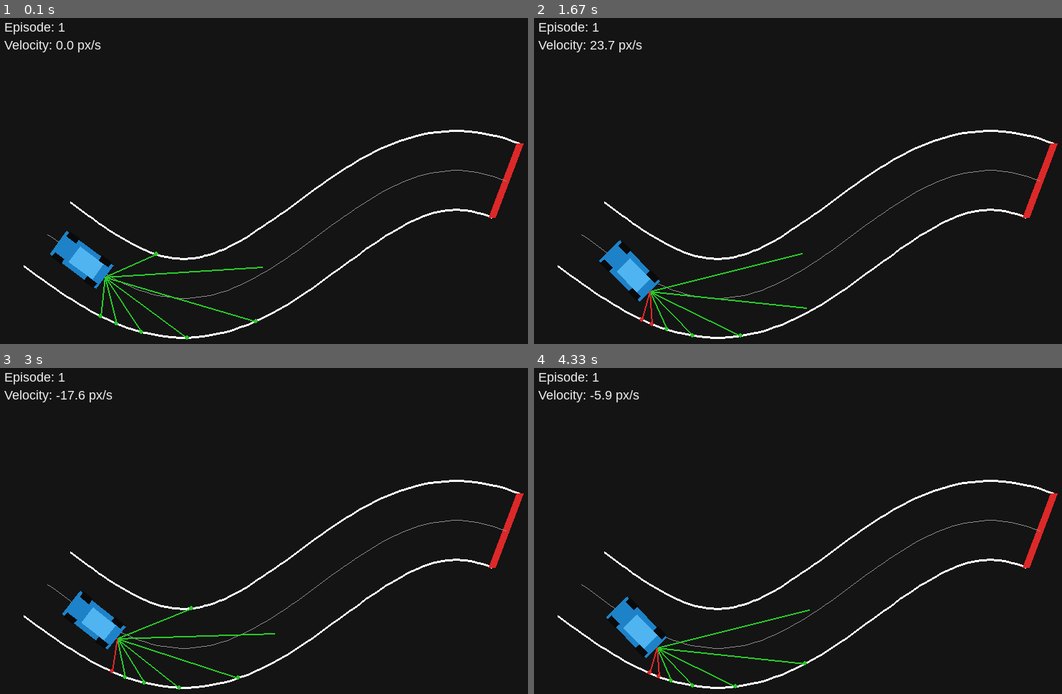
Above: before the commit, frames 1-4 (two rows, left to right).
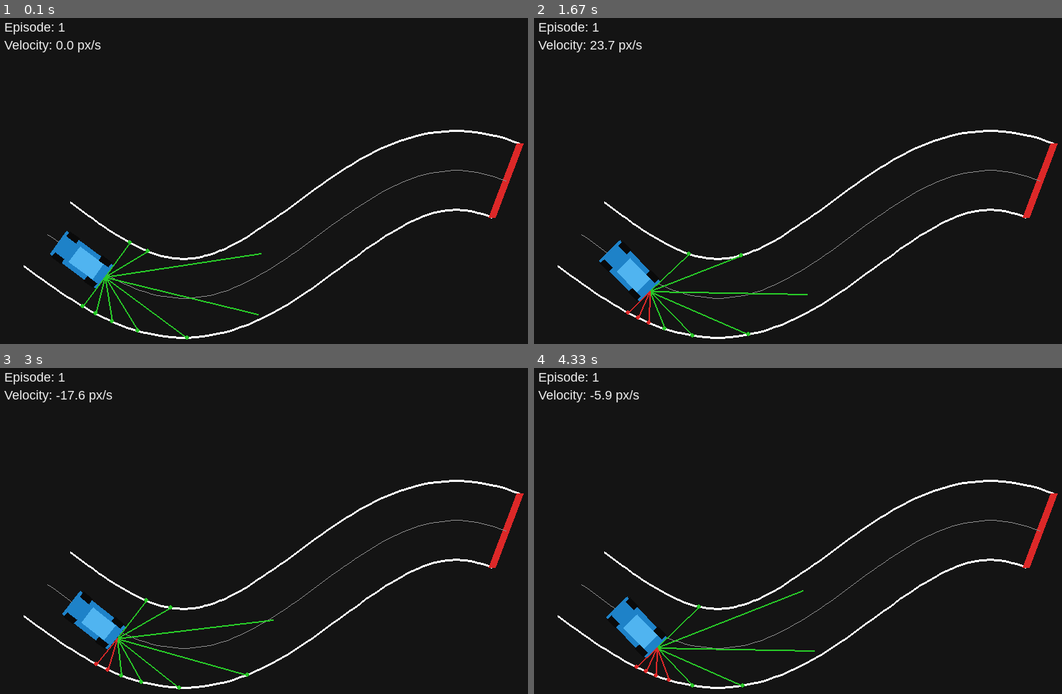
Above: after the commit, the same moments.

Repository: FranMacias00/2d-autonomous-driving-rl
Game: pygame game, started from src/scripts/run_interactive.py
The game is run twice, just before and just after one commit, with the same random seed, the same clock (stepped at 60 frames per second) and the same inputs.
Inputs:
- Up to frame 1 (0.1 s): no input
- Up to frame 2 (1.67 s): hold D 0.33-0.8 s; hold W 0.83-1.3 s; hold D from 1.33 s (still down)
- Up to frame 3 (3 s): release D at 1.8 s; hold A 1.83-2.37 s; hold S 2.4-2.7 s; hold A from 2.73 s (still down)
- Up to frame 4 (4.33 s): release A at 3.13 s; hold W 3.17-3.53 s; hold D 3.57-4.2 s; hold S from 4.23 s (still down)

The runs differ from the first frame. In frame 1, 0.8% of the frame differs, in the area x 15-50%, y 68-97%; in frame 2, 0.8%; in frame 3, 0.8%; in frame 4, 0.8%.

Commit message:
Optimización del sistema de visión con 9 sensores y 180 grados de FOV

Diff:
--- a/src/scripts/train_ppo.py
+++ b/src/scripts/train_ppo.py
@@ -7,7 +7,7 @@
 def main() -> None:
     # --- CONFIGURACIÓN DE VERSIÓN Y NOMBRES ---
     # Cambiar el número de versión para cada nueva ejecución para mantener un historial organizado
-    VERSION = "v6"
+    VERSION = "v1_9sensors"
     run_id = datetime.datetime.now().strftime("%Y%m%d_%H%M%S")
     model_name = f"ppo_driving_car_{VERSION}_{run_id}"
     log_name = f"PPO_{VERSION}_{run_id}"
--- a/src/sim/sensors.py
+++ b/src/sim/sensors.py
@@ -17,8 +17,8 @@
 class SensorSuite:
     """Cast multiple rays around the car to detect nearby borders."""
 
-    num_rays: int = 7
-    fov_degrees: float = 120.0
+    num_rays: int = 9 # Subimos de 7 a 9 para no perder resolución
+    fov_degrees: float = 180.0 # Ampliamos de 120 a 180 para ver los laterales
     max_range: float = 220.0
     danger_distance: float = 50.0
     front_offset: float = 40.0
